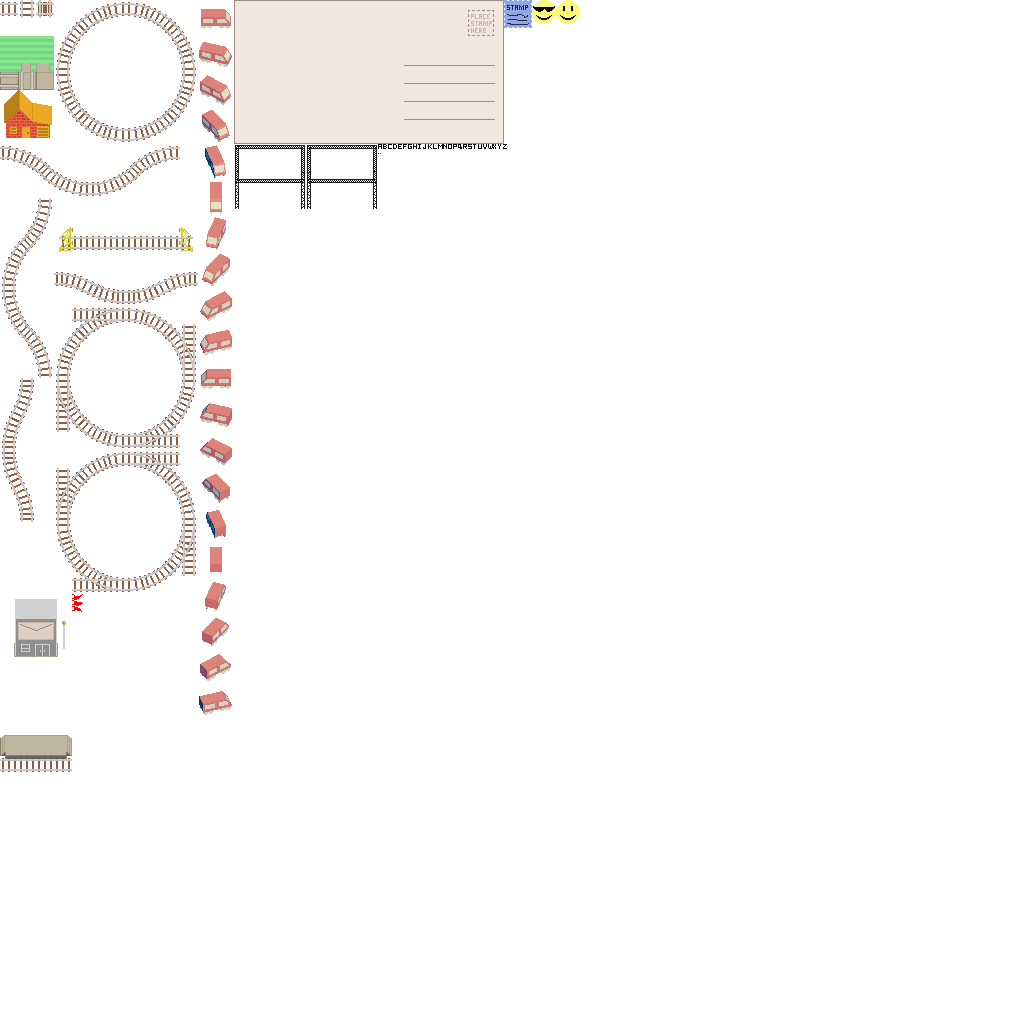
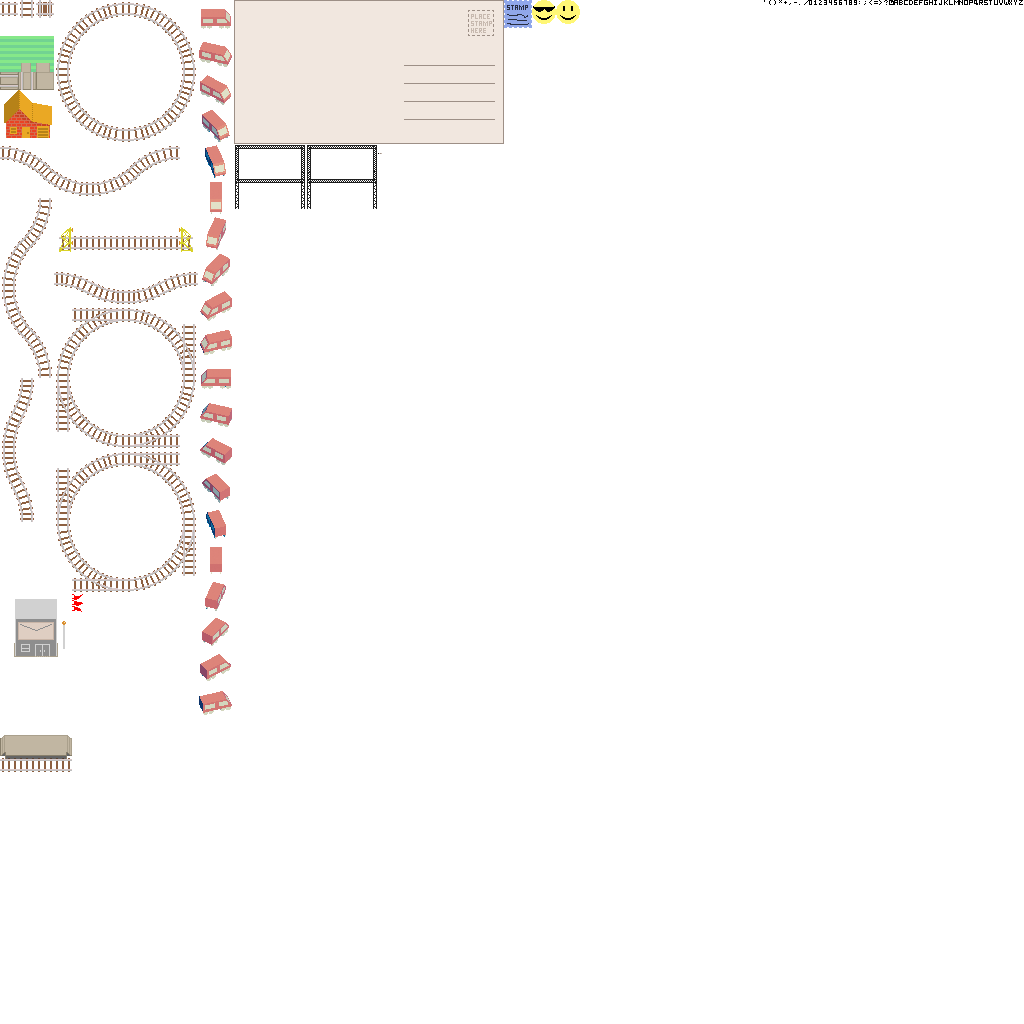
Layers edited between the first and the second (1024, 1024) image:
painted on "base.png" over [378, 0, 1023, 149]
